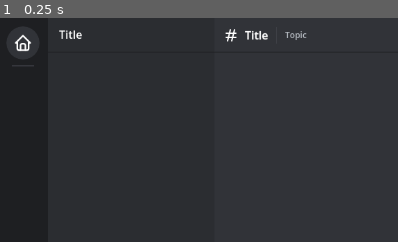
Above: before the commit, frame 1.
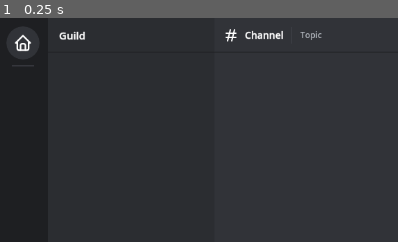
Above: after the commit, the same moment.

Repository: Swarkin/Disdot
Game: Godot game, scene res://main_ui.tscn
Same seed, same stepped clock (60 frames per second), same inputs: the game is played once before the commit and once after it. This scene is started directly instead of the project's main scene.
Inputs:
- Up to frame 1 (0.25 s): no input
The pictures show only the part of the screen within x 0-50%, y 0-50%; the shares and areas given below are measured in that part.

The runs differ from the first frame. In frame 1, 0.6% of the frame differs, in the area x 14-81%, y 5-10%.

Commit message:
Update disdot_ui.tscn

Diff:
--- a/disdot/ui/disdot_ui.tscn
+++ b/disdot/ui/disdot_ui.tscn
@@ -43,6 +43,9 @@
 
 [sub_resource type="LabelSettings" id="LabelSettings_58c6q"]
 line_spacing = 0.0
+font_size = 15
+outline_size = 1
+outline_color = Color(1, 1, 1, 0.784314)
 
 [sub_resource type="StyleBoxFlat" id="StyleBoxFlat_bofje"]
 bg_color = Color(0.168627, 0.176471, 0.192157, 1)
@@ -85,8 +88,9 @@
 
 [sub_resource type="LabelSettings" id="LabelSettings_4w1xn"]
 line_spacing = 0.0
+font_size = 14
 outline_size = 1
-outline_color = Color(1, 1, 1, 0.588235)
+outline_color = Color(1, 1, 1, 0.784314)
 
 [sub_resource type="StyleBoxLine" id="StyleBoxLine_lhc4d"]
 color = Color(0.247059, 0.254902, 0.278431, 1)
@@ -198,15 +202,15 @@
 grow_horizontal = 2
 grow_vertical = 2
 theme_override_constants/margin_left = 16
-theme_override_constants/margin_top = 12
 theme_override_constants/margin_right = 16
-theme_override_constants/margin_bottom = 12
-
-[node name="Title" type="Label" parent="Sidebar/Header/Margin"]
+
+[node name="Guild" type="Label" parent="Sidebar/Header/Margin"]
 layout_mode = 2
 size_flags_vertical = 1
-text = "Title"
+text = "Guild"
 label_settings = SubResource("LabelSettings_58c6q")
+vertical_alignment = 1
+text_overrun_behavior = 3
 
 [node name="Channels" type="Panel" parent="Sidebar"]
 layout_mode = 2
@@ -340,7 +344,7 @@
 size_flags_horizontal = 3
 theme_override_styles/panel = SubResource("StyleBoxEmpty_ewgfk")
 
-[node name="VBoxContainer" type="VBoxContainer" parent="Content"]
+[node name="VBox" type="VBoxContainer" parent="Content"]
 layout_mode = 1
 anchors_preset = 15
 anchor_right = 1.0
@@ -349,13 +353,13 @@
 grow_vertical = 2
 theme_override_constants/separation = 0
 
-[node name="Header" type="Panel" parent="Content/VBoxContainer"]
+[node name="Header" type="Panel" parent="Content/VBox"]
 custom_minimum_size = Vector2(0, 50)
 layout_mode = 2
 theme_override_styles/panel = SubResource("StyleBoxFlat_xphgs")
 metadata/_edit_group_ = true
 
-[node name="Margin" type="MarginContainer" parent="Content/VBoxContainer/Header"]
+[node name="Margin" type="MarginContainer" parent="Content/VBox/Header"]
 layout_mode = 1
 anchors_preset = 15
 anchor_right = 1.0
@@ -367,32 +371,33 @@
 theme_override_constants/margin_right = 12
 theme_override_constants/margin_bottom = 8
 
-[node name="HBox" type="HBoxContainer" parent="Content/VBoxContainer/Header/Margin"]
-layout_mode = 2
-theme_override_constants/separation = 8
-
-[node name="ChannelIcon" type="TextureRect" parent="Content/VBoxContainer/Header/Margin/HBox"]
+[node name="HBox" type="HBoxContainer" parent="Content/VBox/Header/Margin"]
+layout_mode = 2
+theme_override_constants/separation = 8
+
+[node name="ChannelIcon" type="TextureRect" parent="Content/VBox/Header/Margin/HBox"]
+custom_minimum_size = Vector2(0, 28)
 layout_mode = 2
 size_flags_horizontal = 0
 texture = ExtResource("11_pyu3l")
 stretch_mode = 3
 
-[node name="Title" type="Label" parent="Content/VBoxContainer/Header/Margin/HBox"]
+[node name="Channel" type="Label" parent="Content/VBox/Header/Margin/HBox"]
 layout_mode = 2
 size_flags_horizontal = 0
 size_flags_vertical = 1
-text = "Title"
+text = "Channel"
 label_settings = SubResource("LabelSettings_4w1xn")
 vertical_alignment = 1
 
-[node name="Separator" type="VSeparator" parent="Content/VBoxContainer/Header/Margin/HBox"]
+[node name="Separator" type="VSeparator" parent="Content/VBox/Header/Margin/HBox"]
 custom_minimum_size = Vector2(0, 24)
 layout_mode = 2
 size_flags_vertical = 4
 theme_override_constants/separation = 8
 theme_override_styles/separator = SubResource("StyleBoxLine_lhc4d")
 
-[node name="Topic" type="Label" parent="Content/VBoxContainer/Header/Margin/HBox"]
+[node name="Topic" type="Label" parent="Content/VBox/Header/Margin/HBox"]
 layout_mode = 2
 size_flags_horizontal = 3
 size_flags_vertical = 1
@@ -401,7 +406,7 @@
 vertical_alignment = 1
 text_overrun_behavior = 3
 
-[node name="ToggleMembers" type="TextureButton" parent="Content/VBoxContainer/Header/Margin/HBox"]
+[node name="ToggleMembers" type="TextureButton" parent="Content/VBox/Header/Margin/HBox"]
 modulate = Color(0.709804, 0.729412, 0.756863, 1)
 layout_mode = 2
 size_flags_horizontal = 4
@@ -410,34 +415,34 @@
 button_pressed = true
 texture_normal = ExtResource("13_d36f8")
 
-[node name="HBox" type="HBoxContainer" parent="Content/VBoxContainer"]
-layout_mode = 2
-size_flags_vertical = 3
-
-[node name="Chat" type="VBoxContainer" parent="Content/VBoxContainer/HBox"]
+[node name="HBox" type="HBoxContainer" parent="Content/VBox"]
+layout_mode = 2
+size_flags_vertical = 3
+
+[node name="Chat" type="VBoxContainer" parent="Content/VBox/HBox"]
 layout_mode = 2
 size_flags_horizontal = 3
 size_flags_vertical = 3
 theme_override_constants/separation = 0
 
-[node name="Padding" type="MarginContainer" parent="Content/VBoxContainer/HBox/Chat"]
+[node name="Padding" type="MarginContainer" parent="Content/VBox/HBox/Chat"]
 layout_mode = 2
 size_flags_vertical = 3
 theme_override_constants/margin_top = 4
 
-[node name="Scroll" type="ScrollContainer" parent="Content/VBoxContainer/HBox/Chat/Padding"]
+[node name="Scroll" type="ScrollContainer" parent="Content/VBox/HBox/Chat/Padding"]
 layout_mode = 2
 size_flags_vertical = 3
 vertical_scroll_mode = 2
 
-[node name="Messages" type="VBoxContainer" parent="Content/VBoxContainer/HBox/Chat/Padding/Scroll"]
+[node name="Messages" type="VBoxContainer" parent="Content/VBox/HBox/Chat/Padding/Scroll"]
 layout_mode = 2
 size_flags_horizontal = 3
 size_flags_vertical = 3
 theme_override_constants/separation = 24
 metadata/_edit_group_ = true
 
-[node name="Margin" type="MarginContainer" parent="Content/VBoxContainer/HBox/Chat"]
+[node name="Margin" type="MarginContainer" parent="Content/VBox/HBox/Chat"]
 layout_mode = 2
 size_flags_vertical = 8
 theme_override_constants/margin_left = 16
@@ -445,24 +450,24 @@
 theme_override_constants/margin_right = 16
 theme_override_constants/margin_bottom = 24
 
-[node name="MessageBar" type="PanelContainer" parent="Content/VBoxContainer/HBox/Chat/Margin"]
+[node name="MessageBar" type="PanelContainer" parent="Content/VBox/HBox/Chat/Margin"]
 custom_minimum_size = Vector2(0, 44)
 layout_mode = 2
 theme_override_styles/panel = SubResource("StyleBoxFlat_mrrj7")
 metadata/_edit_group_ = true
 
-[node name="Margin" type="MarginContainer" parent="Content/VBoxContainer/HBox/Chat/Margin/MessageBar"]
+[node name="Margin" type="MarginContainer" parent="Content/VBox/HBox/Chat/Margin/MessageBar"]
 layout_mode = 2
 theme_override_constants/margin_left = 10
 theme_override_constants/margin_top = 8
 theme_override_constants/margin_right = 10
 theme_override_constants/margin_bottom = 8
 
-[node name="HBox" type="HBoxContainer" parent="Content/VBoxContainer/HBox/Chat/Margin/MessageBar/Margin"]
-layout_mode = 2
-theme_override_constants/separation = 8
-
-[node name="Upload" type="TextureButton" parent="Content/VBoxContainer/HBox/Chat/Margin/MessageBar/Margin/HBox"]
+[node name="HBox" type="HBoxContainer" parent="Content/VBox/HBox/Chat/Margin/MessageBar/Margin"]
+layout_mode = 2
+theme_override_constants/separation = 8
+
+[node name="Upload" type="TextureButton" parent="Content/VBox/HBox/Chat/Margin/MessageBar/Margin/HBox"]
 modulate = Color(0.709804, 0.729412, 0.756863, 1)
 custom_minimum_size = Vector2(24, 24)
 layout_mode = 2
@@ -472,7 +477,7 @@
 ignore_texture_size = true
 stretch_mode = 3
 
-[node name="TextEdit" type="TextEdit" parent="Content/VBoxContainer/HBox/Chat/Margin/MessageBar/Margin/HBox"]
+[node name="TextEdit" type="TextEdit" parent="Content/VBox/HBox/Chat/Margin/MessageBar/Margin/HBox"]
 custom_minimum_size = Vector2(70, 0)
 layout_mode = 2
 size_flags_horizontal = 3
@@ -492,7 +497,7 @@
 caret_move_on_right_click = false
 caret_multiple = false
 
-[node name="Send" type="TextureButton" parent="Content/VBoxContainer/HBox/Chat/Margin/MessageBar/Margin/HBox"]
+[node name="Send" type="TextureButton" parent="Content/VBox/HBox/Chat/Margin/MessageBar/Margin/HBox"]
 modulate = Color(0.709804, 0.729412, 0.756863, 1)
 custom_minimum_size = Vector2(24, 24)
 layout_mode = 2
@@ -500,10 +505,10 @@
 texture_normal = ExtResource("13_6lxs3")
 ignore_texture_size = true
 
-[node name="Members" type="Panel" parent="Content/VBoxContainer/HBox"]
+[node name="Members" type="Panel" parent="Content/VBox/HBox"]
 custom_minimum_size = Vector2(240, 0)
 layout_mode = 2
 theme_override_styles/panel = SubResource("StyleBoxFlat_be73g")
 metadata/_edit_group_ = true
 
-[connection signal="toggled" from="Content/VBoxContainer/Header/Margin/HBox/ToggleMembers" to="Content/VBoxContainer/HBox/Members" method="set_visible"]
+[connection signal="toggled" from="Content/VBox/Header/Margin/HBox/ToggleMembers" to="Content/VBox/HBox/Members" method="set_visible"]
